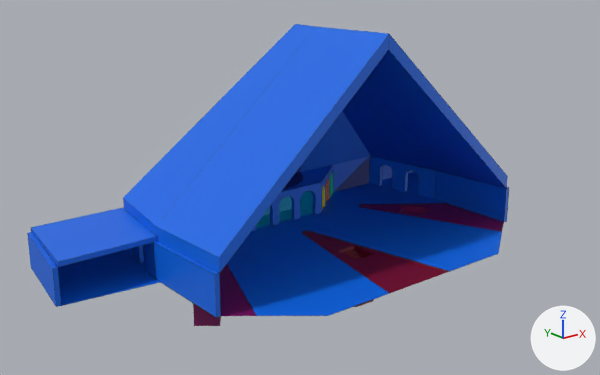
Renders of the FBX model Assets/mainroom.fbx from each side of a commit.
Camera for both pictures: a 50 mm lens placed at (-35.9, -46.1, 21.3), pointed at (-1.4, -2.9, 4.1). The lights are fixed; the arrows at lower right show +X, +Y and +Z. Where no turn or scale is listed for an object, it has been applied to the vertices. Vertices at the same position are counted once.

Before the edit, the objects in view are built like this:
```python
ob_floor = bpy.data.objects.new('floor', me_plane_044)
ob_floor.location = (0.64, -2.87, -0.25)
ob_plane_016 = bpy.data.objects.new('Plane.016', me_plane_022)
ob_plane_016.location = (0.71, -5.5, -1.33)
ob_roof = bpy.data.objects.new('roof', me_plane_048)
ob_roof.location = (0.64, 2.63, 3.65)
ob_stairs2 = bpy.data.objects.new('stairs2', me_cube_017)
ob_stairs2.location = (0.82, -6.46, -1.32)
ob_stairs2.rotation_euler = (0.0135, 0.0, 0.0)  # degrees (0.8, 0, 0)
ob_stairs2.scale = (1.0, 0.984, 0.789)
ob_stairwell1 = bpy.data.objects.new('stairwell1', me_plane_041)
ob_stairwell1.location = (-9.11, -2.81, -1.88)
ob_vhsape = bpy.data.objects.new('vhsape', me_plane_023)
ob_vhsape.location = (0.71, -5.5, -1.33)
ob_walls = bpy.data.objects.new('walls', me_plane_039)
ob_walls.location = (0.64, 2.63, 3.65)
ob_walls_005 = bpy.data.objects.new('walls.005', me_plane_051)
ob_walls_005.location = (0.64, 2.63, 3.65)
# also in view: 'innerroom' at (0.6, 2.4, 1.2); 'walls.008' at (0.6, 2.9, 2.4); 'wing1' at (-15.1, 1.3, 1.3); 'wall' at (0.6, 2.9, 1.2)
```
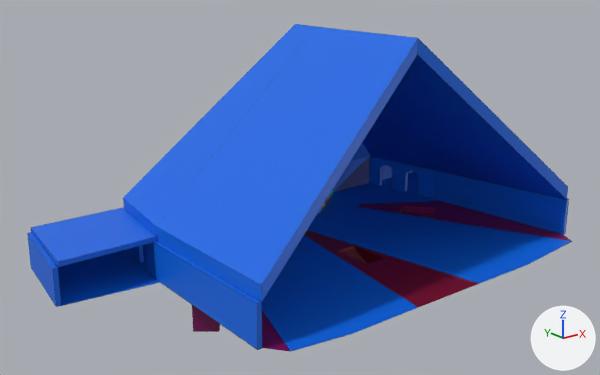
Where the change shows, as pixel boxes (x1, y1, x2, y2) in the pictures (600 x 375 px; the box of a moved part takes in the faces that stretch with it):
'roof', reshaped (16% wider, 12% taller)
    before: (123, 24, 508, 273)
    after: (123, 24, 568, 302)
'floor', reshaped (16% wider, 24% taller)
    before: (54, 172, 502, 316)
    after: (54, 172, 572, 351)
'walls', reshaped (17% wider, 20% taller)
    before: (153, 157, 509, 318)
    after: (153, 157, 569, 350)
'Plane.016', reshaped (17% wider, 22% taller)
    before: (302, 231, 450, 293)
    after: (304, 231, 478, 307)
'vhsape', reshaped
    before: (220, 203, 504, 316)
    after: (262, 201, 571, 352)
'stairwell1', reshaped (17% taller)
    before: (193, 303, 221, 326)
    after: (192, 305, 220, 332)
'stairs2', moved
    before: (341, 248, 362, 260)
    after: (342, 249, 368, 264)
part 2 of me_plane_048, moved or reshaped
    before: (157, 27, 389, 273)
    after: (157, 27, 418, 302)
part 3 of me_plane_048, moved or reshaped
    before: (324, 27, 389, 34)
    after: (323, 27, 418, 55)
part 4 of me_plane_048, moved or reshaped
    before: (360, 34, 508, 188)
    after: (382, 38, 568, 200)
part 6 of me_plane_023, moved or reshaped
    before: (359, 203, 504, 231)
    after: (359, 201, 571, 241)
part 7 of me_plane_023, moved or reshaped
    before: (220, 264, 256, 316)
    after: (262, 311, 291, 352)
part 8 of me_plane_044, moved or reshaped
    before: (160, 192, 502, 316)
    after: (160, 192, 572, 351)
part 9 of me_plane_044, moved or reshaped
    before: (328, 293, 390, 316)
    after: (355, 307, 418, 333)
part 10 of me_plane_044, moved or reshaped
    before: (303, 231, 496, 293)
    after: (306, 231, 526, 306)
part 11 of me_plane_044, moved or reshaped
    before: (412, 203, 440, 204)
    after: (376, 201, 439, 204)
part 12 of me_plane_044, moved or reshaped
    before: (361, 207, 502, 253)
    after: (361, 207, 571, 265)
part 13 of me_plane_039, moved or reshaped
    before: (153, 241, 221, 318)
    after: (153, 241, 263, 350)
part 14 of me_plane_039, moved or reshaped
    before: (435, 170, 509, 222)
    after: (435, 170, 569, 235)
'walls.006', unchanged, uncovered by the edit
    before: (382, 165, 408, 191)
    after: (369, 156, 436, 199)
'walls.005', unchanged, covered by the edit
    before: (369, 156, 436, 199)
'wall', unchanged, covered by the edit
    before: (251, 165, 334, 232)
    after: (318, 189, 334, 214)

What changed in the scene script:
```text
Change me_plane_023:
    where me_plane_023.from_pydata(...)  # 30 vertices, 4 faces; spans x -12.9..12.8, y -4.9..6.4, z 1.2..1.3
    me_plane_023 part 6
    me_plane_023.vertices[1].co: (12.8, -3.7, 1.3) -> (14.0, -8.1, 1.3)  # pixel (503, 222) -> pixel (563, 234)
    me_plane_023.vertices[2].co: (12.8, 2.0, 1.3) -> (12.8, 2.7, 1.3)  # pixel (446, 203) -> pixel (441, 201)
    me_plane_023.vertices[4].co: (11.1, -4.9, 1.2) -> (13.5, -9.3, 1.2)  # pixel (501, 231) -> pixel (572, 241)
    me_plane_023.vertices[22].co: (11.0, 2.3, 1.2) -> (11.4, 1.8, 1.2)  # pixel (428, 207) -> pixel (436, 207)
    me_plane_023.vertices[24].co: (9.6, 1.3, 1.2) -> (10.0, 0.8, 1.2)  # pixel (426, 214) -> pixel (434, 214)
    me_plane_023 part 7
    me_plane_023.vertices[0].co: (-12.9, -3.7, 1.3) -> (-13.3, -8.3, 1.2)  # pixel (220, 316) -> pixel (262, 348)
    me_plane_023.vertices[16].co: (-11.2, -4.9, 1.2) -> (-12.3, -9.4, 1.2)  # pixel (256, 315) -> pixel (290, 351)
    me_plane_023.vertices[26].co: (-9.8, 1.3, 1.2) -> (-10.3, 0.7, 1.2)
    me_plane_023.vertices[28].co: (-11.1, 2.3, 1.2) -> (-11.6, 1.7, 1.2)
Change me_plane_022:
    where me_plane_022.from_pydata(...)  # 16 vertices, 2 faces; spans x -2.83..3.18, y -7.25..4.62, z 1.07
    me_plane_022 part 5
    me_plane_022.vertices[1].co: (3.18, -7.25, 1.07) -> (3.15, -9.71, 1.05)  # pixel (454, 269) -> pixel (483, 281)
    me_plane_022.vertices[11].co: (-2.83, -7.25, 1.07) -> (-2.86, -9.71, 1.05)  # pixel (389, 293) -> pixel (418, 307)
    me_plane_022.vertices[12].co: (0.94, -1.97, 1.07) -> (0.94, -2.91, 1.07)  # pixel (374, 254) -> pixel (384, 258)
    me_plane_022.vertices[13].co: (-0.73, -1.97, 1.07) -> (-0.73, -2.91, 1.07)  # pixel (356, 259) -> pixel (366, 264)
Change me_plane_044:
    where me_plane_044.from_pydata(...)  # 300 vertices, 241 faces; spans x -19.5..19.2, y -9.9..7.4, z 0.0..0.2
    me_plane_044 part 8: all 4 vertices in x -11.2, y -7.5, z 0.1 are moved by (-1.1, -4.6, 0.0)
    me_plane_044 part 9: all 5 vertices in x -7.7, y -9.9, z 0.0 are moved by (-0.4, -2.5, 0.0)
    me_plane_044 part 10: all 15 vertices in x -2.8..7.7, y -9.9, z 0.0 are moved by (0.0, -2.5, 0.0)
    me_plane_044 part 11: all 5 vertices in x 12.8, y -0.6, z 0.2 are moved by (0.0, 0.7, 0.0)
    me_plane_044 part 12: all 5 vertices in x 11.1..11.2, y -7.5, z 0.1 are moved by (2.4, -4.4, 0.0)
Change me_plane_039:
    where me_plane_039.from_pydata(...)  # 200 vertices, 236 faces; spans x -13.2..13.2, y -11.8..2.2, z -3.7..-1.0
    me_plane_039 part 13: all 24 vertices in x -13.2..-12.8, y -11.8, z -3.7..-1.0 are moved by (-0.4, -4.6, 0.0)
    me_plane_039 part 14: all 24 vertices in x 12.8..13.2, y -11.8, z -3.7..-1.0 are moved by (1.2, -4.4, 0.0)
Change me_plane_048:
    where me_plane_048.from_pydata(...)  # 332 vertices, 359 faces; spans x -12.9..12.9, y -11.8..2.0, z -1.2..11.4
    me_plane_048 part 2: all 12 vertices in x -12.9..-12.8, y -11.8, z -1.0..-0.1 are moved by (-0.4, -4.6, 0.0)
    me_plane_048 part 3: all 14 vertices in x 0.0, y -11.8, z 10.5..11.4 are moved by (0.0, -2.5, 0.0)
    me_plane_048 part 4: all 12 vertices in x 12.8..12.9, y -11.8, z -1.0..-0.1 are moved by (1.2, -4.4, 0.0)
Change me_plane_041:
    where me_plane_041.from_pydata(...)  # 60 vertices, 60 faces; spans x -1.31..1.31, y -1.35..1.36, z -1.8..1.8
    me_plane_041 part 1: the whole mesh is multiplied about its middle by the matrix ((1.136, 0.183, 0.0), (0.183, 1.246, 0.0), (0.0, 0.0, 1.0)), then moved by (-0.24, -0.32, 0.0)
Change ob_stairs2:
    ob_stairs2.location: (0.82, -6.46, -1.32) -> (0.82, -6.7, -1.32)
```
